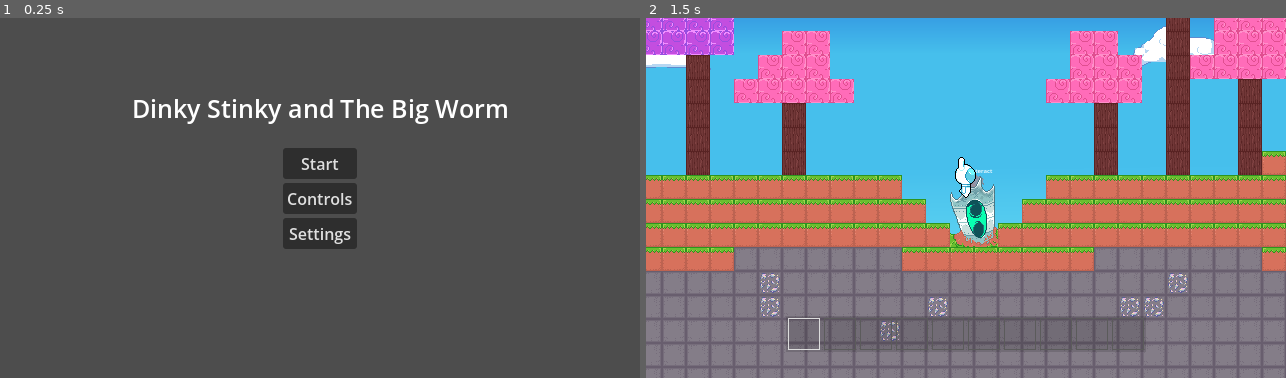
Above: before the commit, frames 1-2 (left to right).
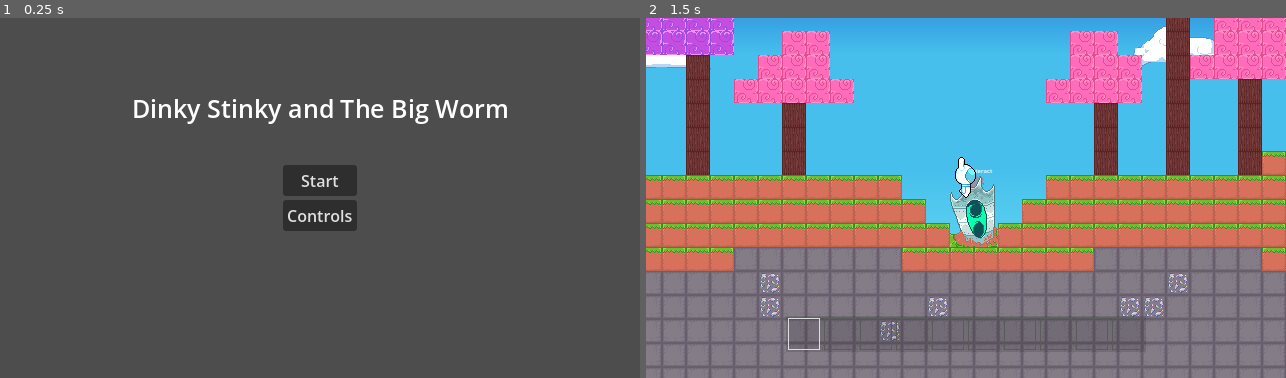
Above: after the commit, the same moments.

Repository: GriffinRio/Game-likeJam10
Game: Godot game, scene res://UI/main_menu.tscn
Same seed, same stepped clock (60 frames per second), same inputs: the game is played once before the commit and once after it.
Inputs (mouse positions are in pixels of both pictures, inside the frame that each line leads up to):
- Up to frame 1 (0.25 s): no input
- Up to frame 2 (1.5 s): click (966, 234) at 0.5 s, where only the run before the commit has a clickable "Settings"; click "Start" at 1.25 s

The runs differ from the first frame. In frame 1, 1.7% of the frame differs, in the area x 44-56%, y 36-65%; in frame 2, nothing differs.

Commit message:
Got a walking SFX to work
Feels weird without any others

Diff:
--- a/gameLikeJam10/Characters/player.gd
+++ b/gameLikeJam10/Characters/player.gd
@@ -20,6 +20,7 @@
 @onready var area_2d: Area2D = $Area2D
 @onready var tool: Sprite2D = $AnimatedSprite2D/ToolPivot/Tool
 @onready var tool_pivot: Node2D = $AnimatedSprite2D/ToolPivot
+@onready var audio_stream_player_2d: AudioStreamPlayer2D = $AudioStreamPlayer2D
 
 var is_mining : bool
 var tile_being_mined : Vector2i
--- a/gameLikeJam10/Characters/player.tscn
+++ b/gameLikeJam10/Characters/player.tscn
@@ -4,6 +4,7 @@
 [ext_resource type="Script" uid="uid://drsde1w8uxb1y" path="res://Characters/inventory.gd" id="2_eovys"]
 [ext_resource type="Texture2D" uid="uid://dxc7kjcubb3yo" path="res://Assets/Art/Player_Mine.png" id="3_65n15"]
 [ext_resource type="Texture2D" uid="uid://byhcuy2y4a85c" path="res://Assets/Art/Player_Walk.png" id="3_vb825"]
+[ext_resource type="AudioStream" uid="uid://cb4faxct7lyec" path="res://Assets/Audio/footstep grass and leaves 2.wav" id="5_l48on"]
 
 [sub_resource type="RectangleShape2D" id="RectangleShape2D_65n15"]
 size = Vector2(17, 39)
@@ -196,6 +197,11 @@
 "values": [1.5707964, 1.5707964, 0.0, 0.0]
 }
 
+[sub_resource type="AudioStreamRandomizer" id="AudioStreamRandomizer_l48on"]
+random_pitch = 1.3348398
+streams_count = 1
+stream_0/stream = ExtResource("5_l48on")
+
 [sub_resource type="Animation" id="Animation_4m0gv"]
 length = 0.8
 loop_mode = 1
@@ -248,6 +254,25 @@
 "update": 0,
 "values": [1.5707964]
 }
+tracks/4/type = "audio"
+tracks/4/imported = false
+tracks/4/enabled = true
+tracks/4/path = NodePath("AudioStreamPlayer2D")
+tracks/4/interp = 1
+tracks/4/loop_wrap = true
+tracks/4/keys = {
+"clips": [{
+"end_offset": 0.05,
+"start_offset": 0.05,
+"stream": SubResource("AudioStreamRandomizer_l48on")
+}, {
+"end_offset": 0.05,
+"start_offset": 0.05,
+"stream": SubResource("AudioStreamRandomizer_l48on")
+}],
+"times": PackedFloat32Array(0, 0.39999998)
+}
+tracks/4/use_blend = true
 
 [sub_resource type="Animation" id="Animation_p728j"]
 length = 0.001
@@ -352,7 +377,7 @@
 [node name="AnimatedSprite2D" type="AnimatedSprite2D" parent="." unique_id=305023575]
 position = Vector2(0, -24)
 sprite_frames = SubResource("SpriteFrames_65n15")
-animation = &"Player_Idle"
+animation = &"Player_Walk"
 autoplay = "Player_Walk"
 
 [node name="ToolPivot" type="Node2D" parent="AnimatedSprite2D" unique_id=789756688]
@@ -371,3 +396,5 @@
 advance_expression_base_node = NodePath("..")
 anim_player = NodePath("../AnimationPlayer")
 parameters/Move/blend_position = 0.0
+
+[node name="AudioStreamPlayer2D" type="AudioStreamPlayer2D" parent="." unique_id=922312001]
--- a/gameLikeJam10/UI/main_menu.tscn
+++ b/gameLikeJam10/UI/main_menu.tscn
@@ -45,10 +45,6 @@
 [node name="Controls" type="Button" parent="VBoxContainer" unique_id=318243648]
 layout_mode = 2
 text = "Controls"
-
-[node name="Settings" type="Button" parent="VBoxContainer" unique_id=1373544689]
-layout_mode = 2
-text = "Settings"
 
 [node name="Controls" type="Control" parent="." unique_id=963028258]
 visible = false
@@ -114,5 +110,4 @@
 
 [connection signal="pressed" from="VBoxContainer/StartButton" to="." method="_on_start_button_pressed"]
 [connection signal="pressed" from="VBoxContainer/Controls" to="." method="_on_controls_pressed"]
-[connection signal="pressed" from="VBoxContainer/Settings" to="." method="_on_settings_pressed"]
 [connection signal="pressed" from="Controls/ColorRect/ExitControls" to="." method="_on_exit_controls_pressed"]
--- a/gameLikeJam10/main.tscn
+++ b/gameLikeJam10/main.tscn
@@ -16,6 +16,7 @@
 [ext_resource type="Texture2D" uid="uid://7qd7geulx4t0" path="res://Assets/Art/EndAnimation/endingscene4.png" id="11_cegan"]
 [ext_resource type="Texture2D" uid="uid://ddr0yrglp2ymc" path="res://Assets/Art/BigFuckingWormAnimated.png" id="11_efxa6"]
 [ext_resource type="Texture2D" uid="uid://bbkfqw1q3hnam" path="res://Assets/Art/EndAnimation/endingscene5.png" id="12_82xsv"]
+[ext_resource type="AudioStream" uid="uid://cb4faxct7lyec" path="res://Assets/Audio/footstep grass and leaves 2.wav" id="17_yaehf"]
 
 [sub_resource type="Gradient" id="Gradient_dg77c"]
 colors = PackedColorArray(1, 1, 1, 1, 1, 1, 1, 0)
@@ -209,5 +210,8 @@
 [node name="Breaking" parent="WorldUI" unique_id=1303803340 instance=ExtResource("5_lquwl")]
 metadata/_edit_use_anchors_ = true
 
+[node name="AudioStreamPlayer" type="AudioStreamPlayer" parent="." unique_id=1495614475]
+stream = ExtResource("17_yaehf")
+
 [connection signal="start_mining" from="Player" to="." method="_on_player_start_mining"]
 [connection signal="body_entered" from="EndTrigger" to="." method="_on_end_trigger_body_entered"]
--- a/gameLikeJam10/project.godot
+++ b/gameLikeJam10/project.godot
@@ -41,6 +41,13 @@
 [global_group]
 
 Interactable=""
+
+[importer_defaults]
+
+wav={
+&"edit/loop_mode": 1,
+&"edit/trim": true
+}
 
 [input]
 
Not shown, added: gameLikeJam10/Assets/Audio/footstep grass and leaves 2.wav.import
Not shown, added: gameLikeJam10/Assets/Audio/footstep grass and leaves 2.wav
